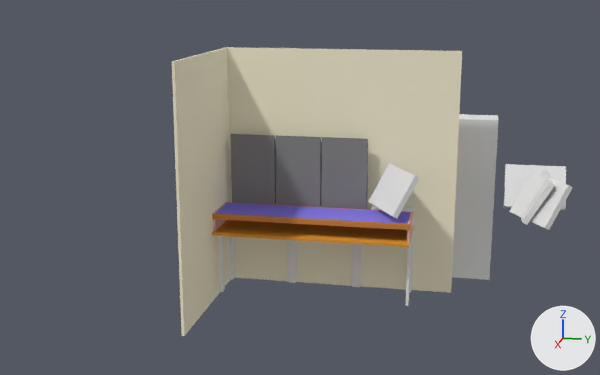
An edit to the Blender file desk_long/blender/design2.blend, drawn before and after from the same camera.
Before and after are seen from a 50 mm camera at (303.0, 91.0, 118.0) aimed at (-2.0, 30.0, 41.0). The axes (+X, +Y, +Z) are drawn at lower right. The lights are the same throughout.

Names of what the first picture shows: 'Cube.005', 'Cube.006', 'base.001', 'leg.005', 'monitor.001', 'monitor.002', 'monitor.003', 'person.001', 'plexiglass.001', 'side_front.001', 'wacom.001', 'wacom.002', 'wacom.003', 'wacom.004'.
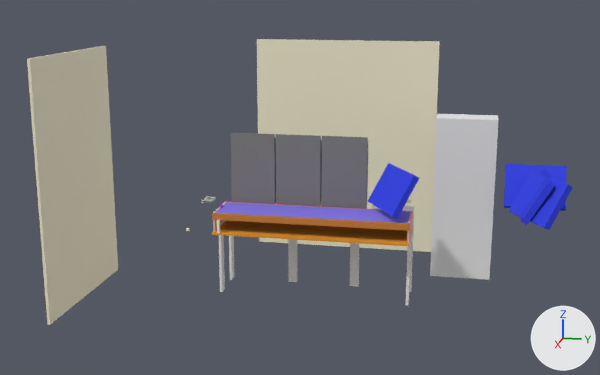
Changed parts and their boxes (x1, y1, x2, y2) in the pictures (600 x 375 px):
'Cube.006', moved, rescaled (23% narrower, 13% shorter)
    before: (225, 47, 462, 293)
    after: (257, 39, 440, 252)
'Cube.005', moved
    before: (172, 48, 231, 336)
    after: (27, 46, 118, 325)
'wacom.001', recoloured (white to blue)
    both: (509, 171, 573, 230)
'wacom.004', recoloured (white to blue)
    both: (368, 163, 419, 219)
'side_front.001', moved
    before: (212, 213, 410, 230)
    after: (212, 213, 410, 231)
'wacom.003', recoloured
    both: (504, 164, 567, 211)
'wacom.002', recoloured (white to blue)
    both: (520, 169, 554, 225)
'leg.005', moved
    before: (352, 244, 361, 287)
    after: (350, 243, 359, 287)
'Cube.007', added
    after: (217, 219, 220, 233)

Edits to the bpy script that builds the scene:
```text
Add mat_cintiq:
    mat_cintiq = diffuse_material('cintiq')
    mat_cintiq.base_color = (0.046, 0.0683, 0.8)  # blue #3d4ae7
Change me_cube_016:
    where me_cube_016.from_pydata(...)  # 8 vertices, 6 faces; spans x 0.0..2.0, y 0.0..22.0, z 0.0..16.6
    remove me_cube_016.materials.append(mat_material)  # white #e7e7e7
    add me_cube_016.materials.append(mat_cintiq)  # blue #3d4ae7
Change ob_cube_006:
    ob_cube_006.location: (-10.0, -1.0, 0.0) -> (-60.0, -1.0, 0.0)
    ob_cube_006.scale: (90.0, 1.0, 93.8) -> (80.0, 1.0, 93.8)
Change ob_cube_005:
    ob_cube_005.location: (-10.0, -1.0, 0.0) -> (-10.0, -51.0, 0.0)
Change ob_side_front_001:
    ob_side_front_001.location: (14.0, 0.0, 32.0) -> (14.0, 0.0, 31.8)
Change ob_leg_005:
    ob_leg_005.location: (-9.0, 50.0, 0.0) -> (-9.0, 49.0, 0.2)
Add ob_cube_007:
    ob_cube_007 = bpy.data.objects.new('Cube.007', me_cube_001.copy())  # the mesh of ob_cube_001
    ob_cube_007.location = (15.0, 2.0, 27.0)
    ob_cube_007.scale = (1.0, 1.0, 5.0)
```
